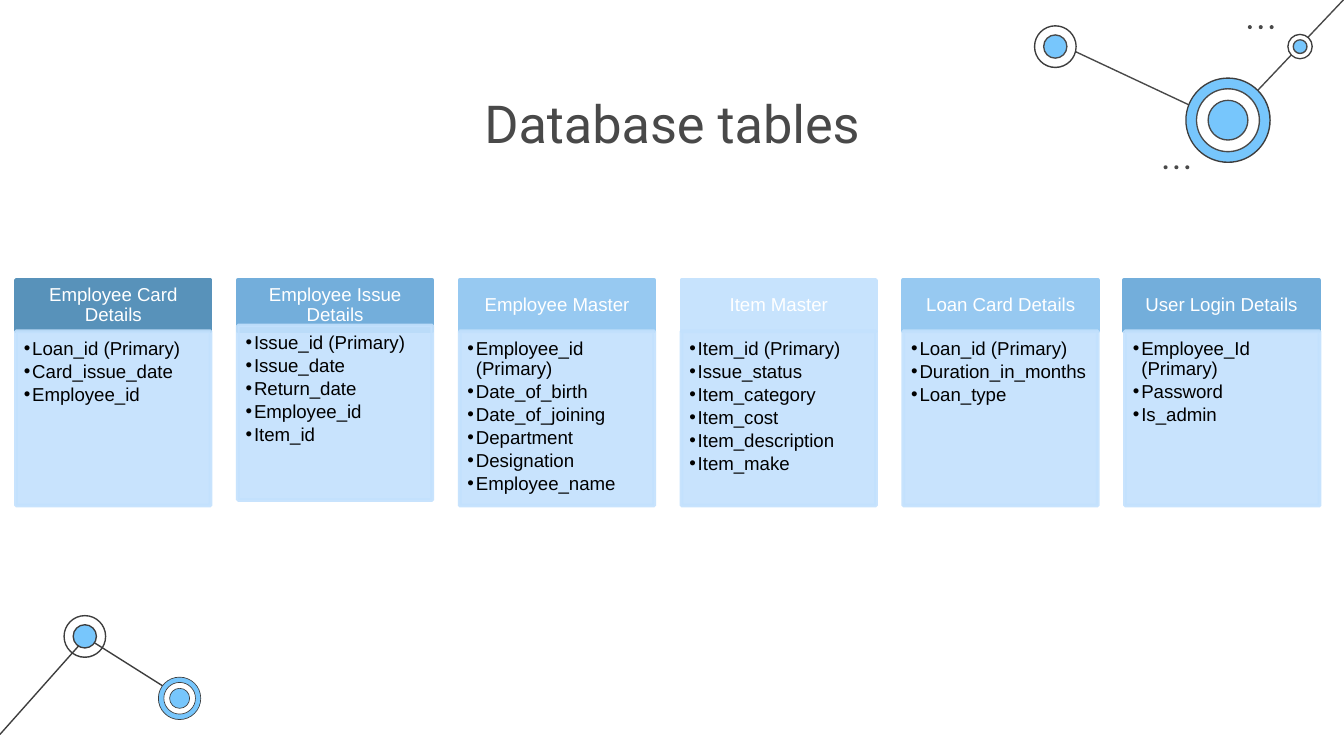
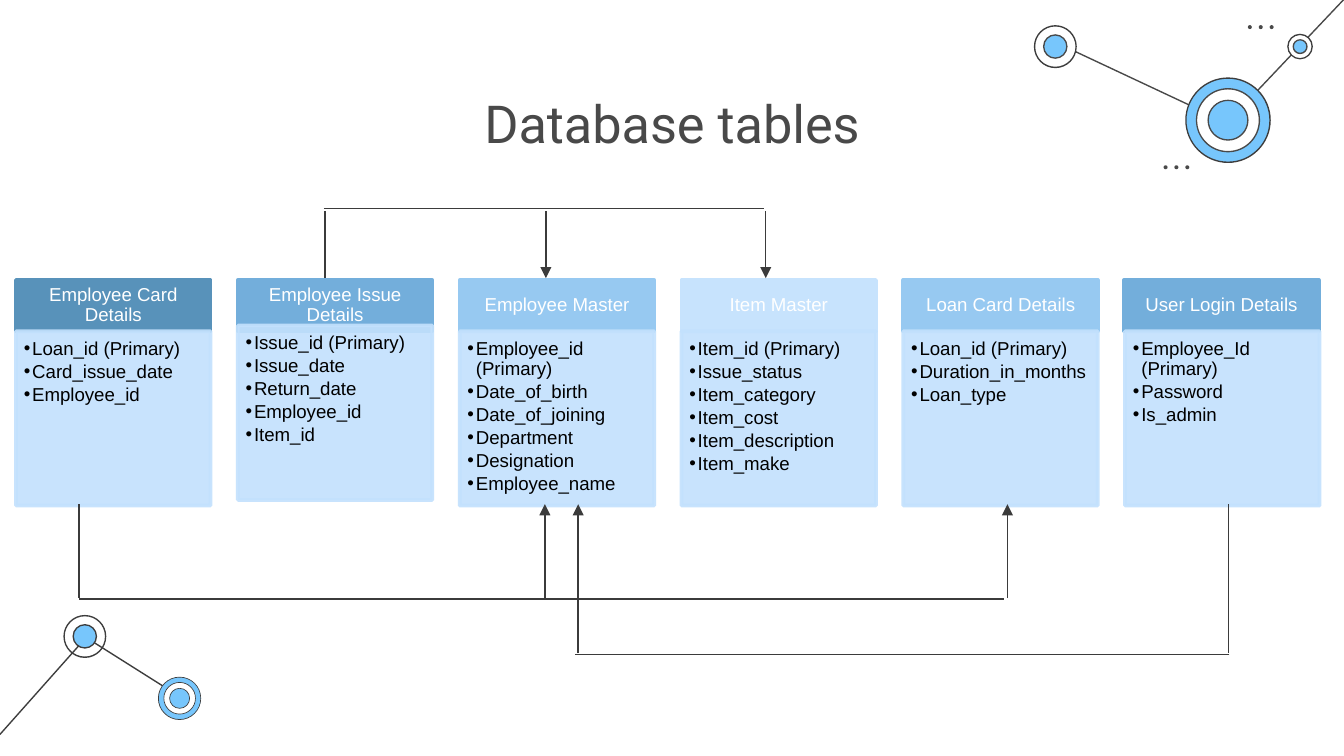
Before and after one commit to kabilan16/LoanManagement, a slide deck: slide 6 of Technology Consulting by Slidesgo.pptx. Drawn at 1344x756 pixels with LibreOffice and Linux fonts; fonts in the diff are those of the drawing. Boxes give left, top, right and bottom in pixels: in the first picture for what was removed or moved away, otherwise in the second. Text is boxed around its words. In the diff, an @@ line names an element or a change of style, - is before the commit and + after.

```diff
--- a/Technology Consulting by Slidesgo.pptx
+++ b/Technology Consulting by Slidesgo.pptx
@@ line added from (324, 208) to (546, 208), #3C3C3C 0.75 pt @@
@@ line added from (546, 208) to (763, 208), #3C3C3C 0.75 pt @@
@@ line added from (325, 278) to (325, 211), #3C3C3C 0.75 pt @@
@@ arrow added from (546, 211) to (546, 278), #3C3C3C 0.75 pt @@
@@ arrow added from (766, 211) to (766, 278), #3C3C3C 0.75 pt @@
@@ line added from (79, 504) to (79, 598), #3C3C3C 0.75 pt @@
@@ arrow added from (544, 598) to (544, 504), #3C3C3C 0.75 pt @@
@@ arrow added from (578, 653) to (578, 504), #3C3C3C 0.75 pt @@
@@ arrow added from (1008, 598) to (1008, 504), #3C3C3C 0.75 pt @@
@@ line added from (1228, 504) to (1228, 653), #3C3C3C 0.75 pt @@
@@ line added from (79, 599) to (546, 599), #3C3C3C 0.75 pt @@
@@ line added from (546, 599) to (1004, 599), #3C3C3C 0.75 pt @@
@@ line added from (1230, 655) to (575, 655), #3C3C3C 0.75 pt @@
```
